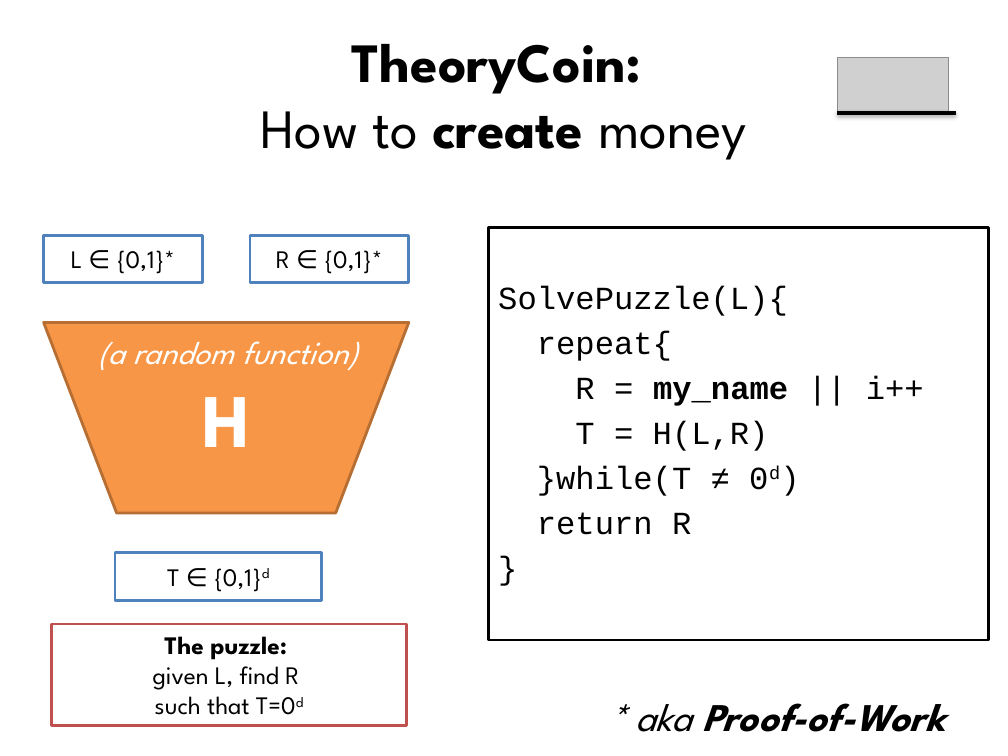
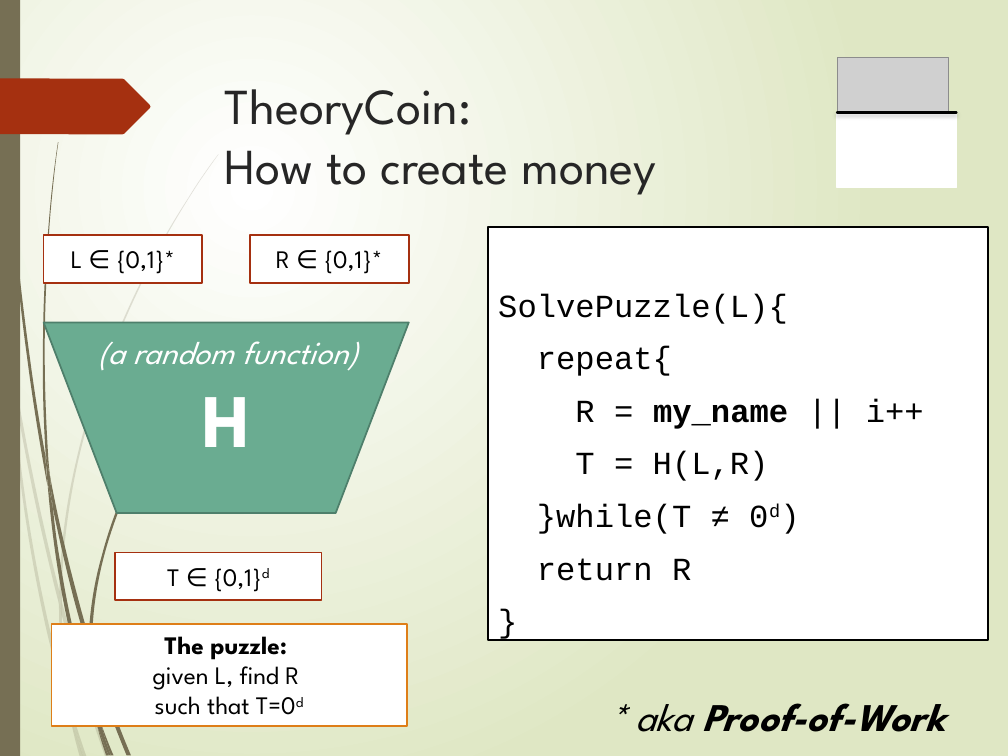
Before and after one commit to jupadhya1/Twitter-Sentimental-Analysis, a slide deck: slide 11 of BTC-Mining.pptx. Drawn at 1008x756 pixels with LibreOffice and Linux fonts; fonts in the diff are those of the drawing; grey boxes stand for pictures. Boxes give left, top, right and bottom in pixels: in the first picture for what was removed or moved away, otherwise in the second. Text is boxed around its words. In the diff, an @@ line names an element or a change of style, - is before the commit and + after.

```diff
--- a/BTC-Mining.pptx
+++ b/BTC-Mining.pptx
@@ background #FFFFFF to gradient #FFFFFF to #DFE8C4 @@
@@ rectangle added at box(0, 0, 20, 756), fill #766F54 @@
@@ freeform shape added at box(0, 79, 150, 135), fill #A53010 @@
@@ title "TheoryCoin: How to create money": place and size @@
-title "TheoryCoin: How to create money" at box(261, 44, 747, 160)
+title "TheoryCoin: How to create money" at box(224, 89, 656, 195)
@@ title "TheoryCoin: How to create money" at box(224, 89, 656, 195): size 39.6 to 36 pt, text colour #000000 to #262626; bold off in "TheoryCoin: create"; alignment centre to left; vertical alignment middle to top @@
@@ rectangle at box(837, 113, 956, 187): outline #FFFFFF 2 pt to #FFFFFF 1.25 pt @@
@@ line (837, 113) - (957, 113): stroke #000000 3 pt to #000000 1.75 pt @@
@@ text "SolvePuzzle(L){" at box(488, 227, 988, 639): more space between paragraphs; outline #000000 2 pt to #000000 1.25 pt @@
@@ flow chart manual operation "H" at box(43, 323, 408, 513): fill #F79646 to #6AAC91; outline #B76F34 2 pt to #4E7F6B 1.25 pt @@
@@ outline #4F81BD 2 pt to #A53010 1.25 pt in 3 elements at box(43, 235, 202, 282), box(250, 235, 408, 282), box(115, 552, 322, 600) @@
@@ rectangle "The puzzle: given L, find ..." at box(51, 624, 406, 726): outline #C0504D 2 pt to #DE7E18 1.25 pt @@
@@ group added at box(0, 154, 219, 756): 10 freeform shapes @@
@@ group added at box(2, 0, 218, 756): 11 freeform shapes @@
```
Also in this commit, not shown: 33 other slides changed.
